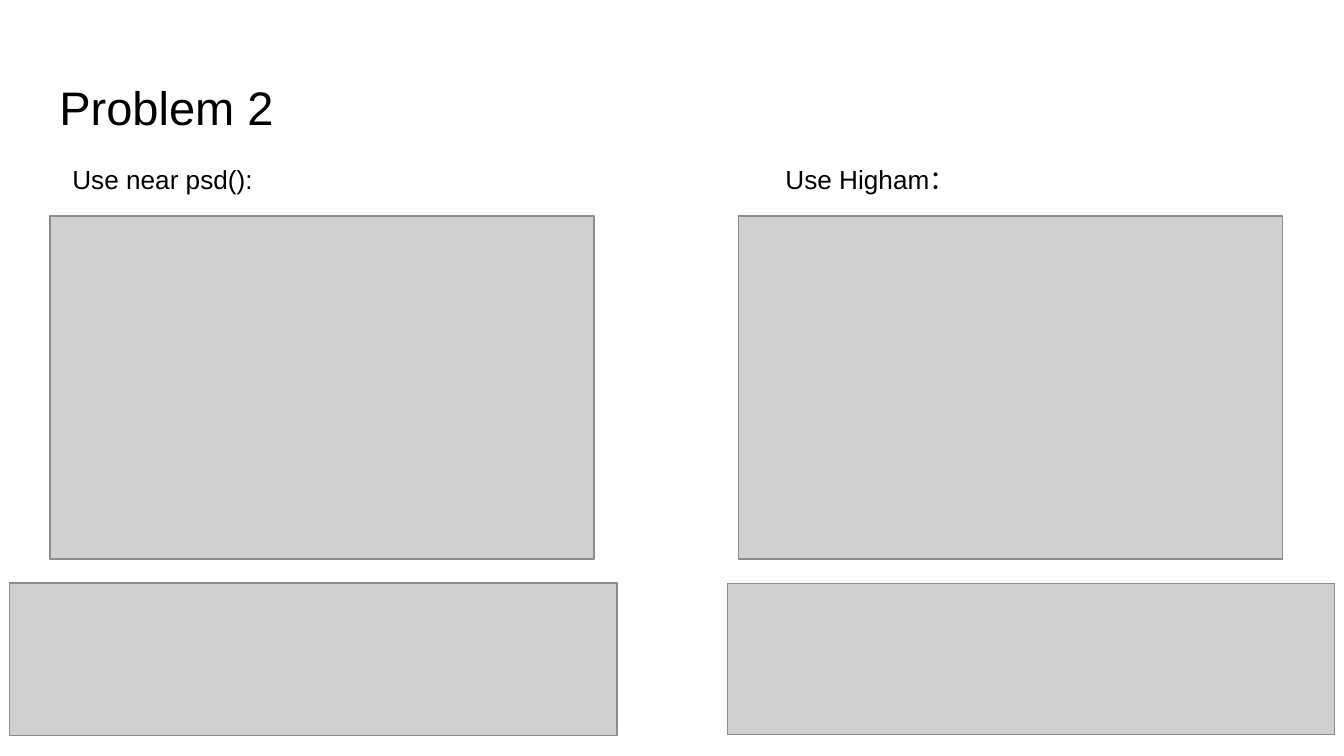
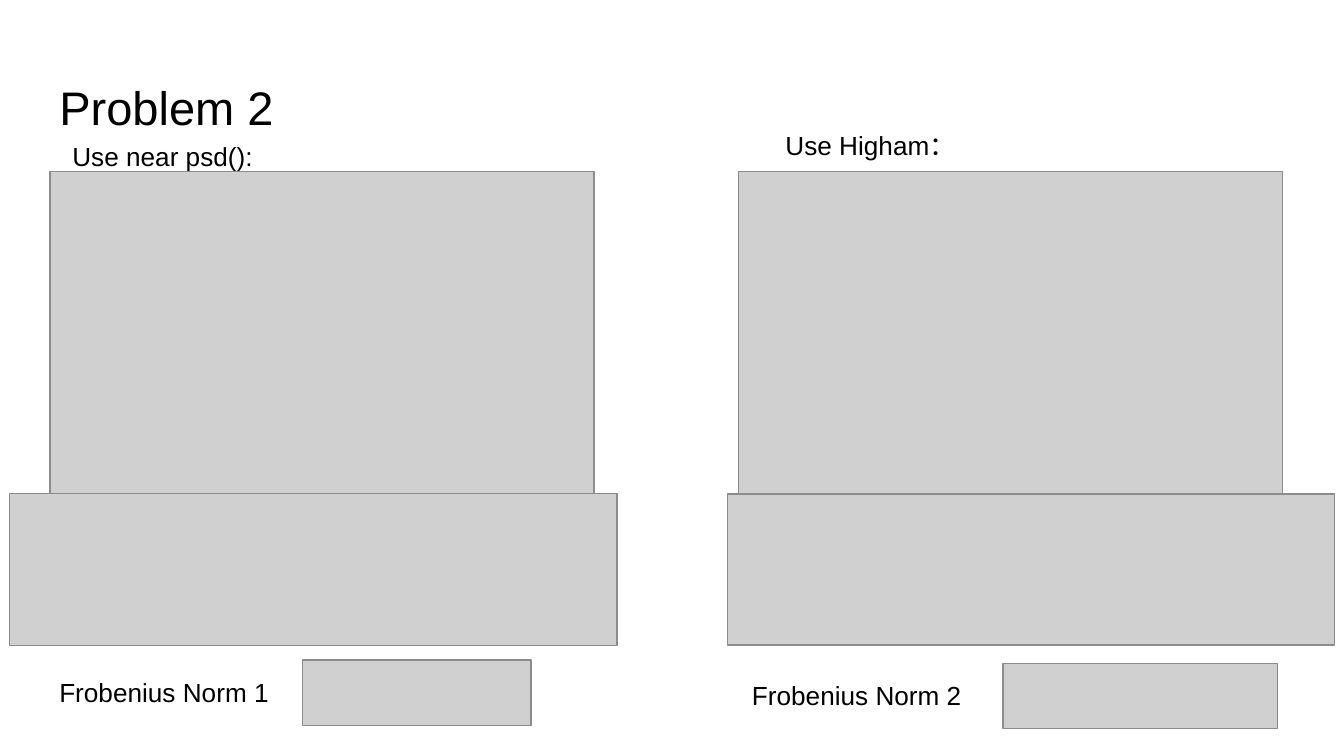
Before and after one commit to zw219/FinTech590-RiskManagement, a slide deck: slide 8 of Week03/Week03 Solution.pptx. Drawn at 1344x756 pixels with LibreOffice and Linux fonts; fonts in the diff are those of the drawing; grey boxes stand for pictures. Boxes give left, top, right and bottom in pixels: in the first picture for what was removed or moved away, otherwise in the second. Text is boxed around its words. In the diff, an @@ line names an element or a change of style, - is before the commit and + after.

```diff
--- a/Week03/Week03 Solution.pptx
+++ b/Week03/Week03 Solution.pptx
@@ text "Use Higham：": place and size @@
-text "Use Higham：" at [785,170,956,194]
+text "Use Higham：" at [785,136,956,161]
@@ text "Use near psd():": place and size @@
-text "Use near psd():" at [72,170,253,194]
+text "Use near psd():" at [72,147,253,172]
@@ picture: place and size @@
-picture at [50,216,594,559]
+picture at [50,171,594,513]
@@ picture: place and size @@
-picture at [738,216,1282,559]
+picture at [738,171,1282,513]
@@ picture: place and size @@
-picture at [9,583,617,735]
+picture at [9,493,617,645]
@@ picture: place and size @@
-picture at [727,583,1335,734]
+picture at [727,495,1335,645]
@@ text added at [59,683,269,703], 14 pt, text #000000 @@
+Frobenius Norm 1
@@ picture added at [302,660,531,726] @@
@@ text added at [752,686,962,706], 14 pt, text #000000 @@
+Frobenius Norm 2
@@ picture added at [1003,663,1277,728] @@
```
Also in this commit, not shown: 1 other slide changed, 1 other file.
